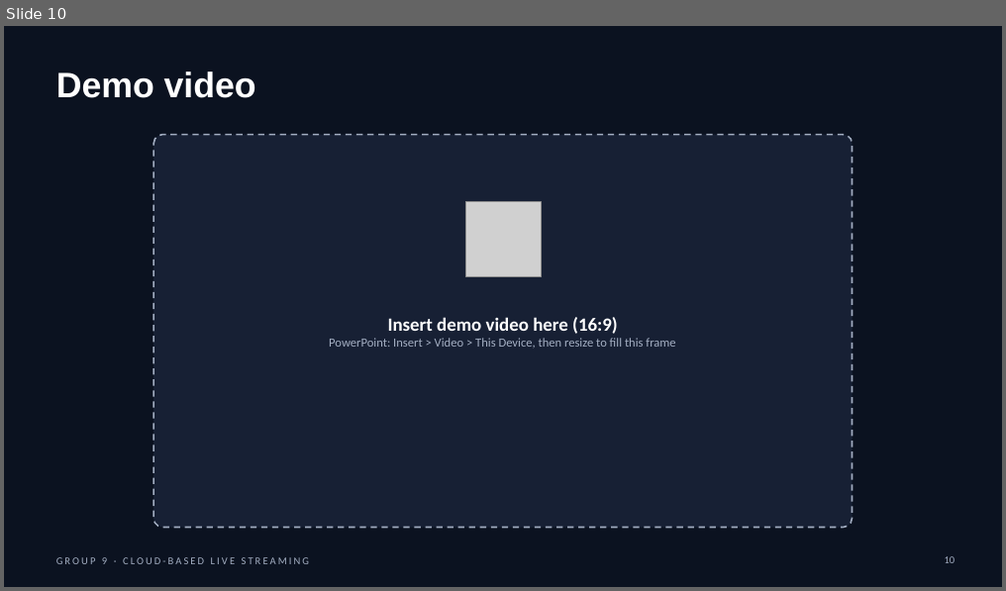
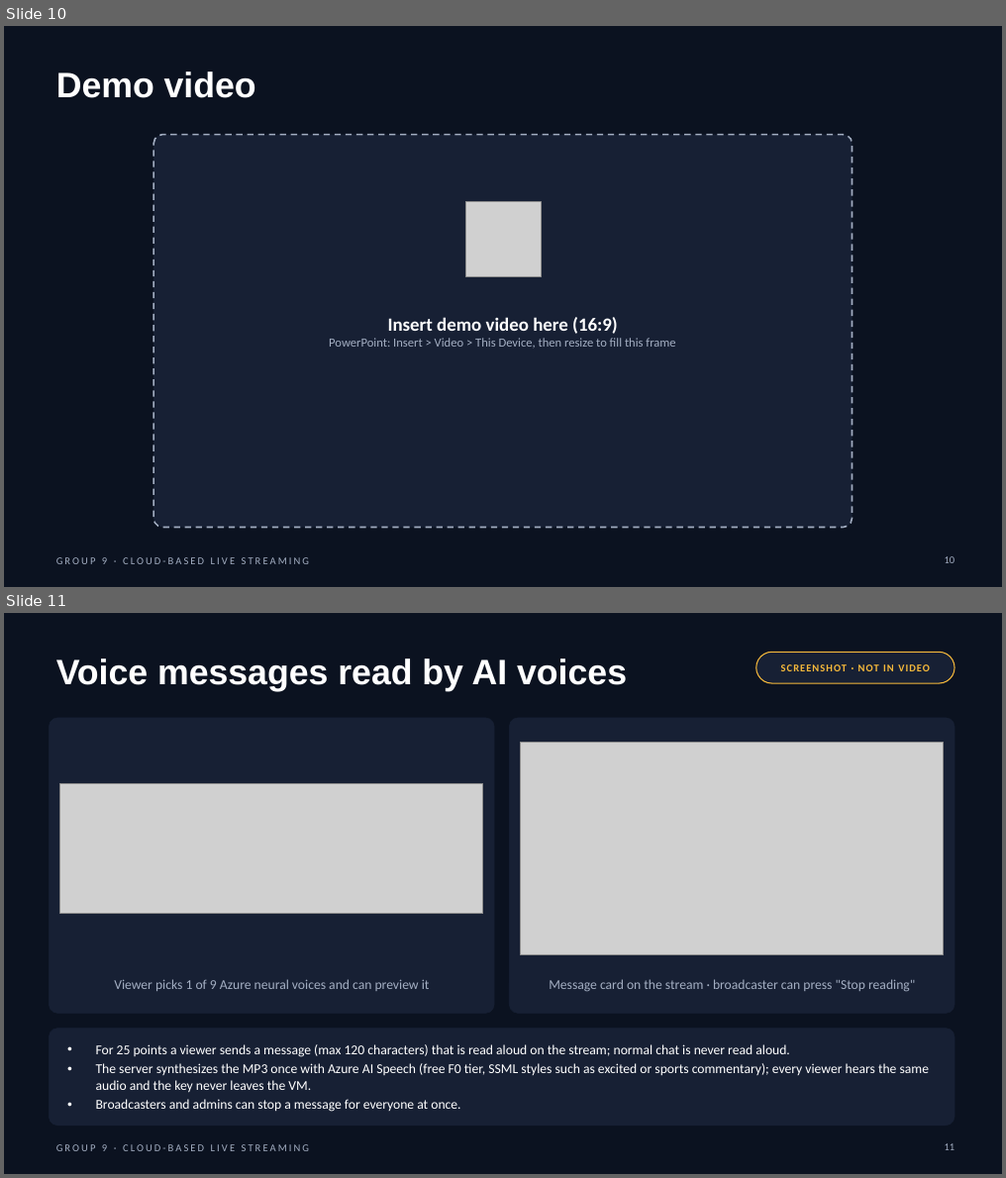
Before and after one commit to yycc0112299/live_streaming, a slide deck: docs/final-report/Group 9.pptx. Shown one above the other, each under a label of ours: slide 10 before the commit, slides 10 and 11 after it. The pictures are 1006x591 and 1006x1178 pixels, drawn with LibreOffice and Linux fonts; fonts in the diff are those of the drawing; grey boxes stand for pictures. Boxes give left, top, right and bottom in pixels: in the first picture for what was removed or moved away, otherwise in the second. Text is boxed around its words. In the diff, an @@ line names an element or a change of style, - is before the commit and + after.

```diff
--- a/docs/final-report/Group 9.pptx
+++ b/docs/final-report/Group 9.pptx
@@ slide 11 added at bbox=[4, 613, 1002, 1174], background #0B1220; not listed: 1 template element that a slide beside it also shows @@
@@ title added at bbox=[56, 659, 627, 692], 34 pt, text #FFFFFF, bold @@
+Voice messages read by AI voices
@@ rounded rectangle added at bbox=[756, 652, 954, 683], fill #172034, outline #F6B93B 1 pt @@
@@ text added at bbox=[781, 664, 930, 671], 10 pt, text #F6B93B, bold @@
+SCREENSHOT · NOT IN VIDEO
@@ rounded rectangle added at bbox=[49, 718, 494, 1014], fill #172034, outline #172034 0.5 pt @@
@@ rounded rectangle added at bbox=[509, 718, 954, 1014], fill #172034, outline #172034 0.5 pt @@
@@ picture added at bbox=[521, 743, 944, 956] @@
@@ picture added at bbox=[60, 783, 483, 913] @@
@@ text added at bbox=[114, 979, 430, 991], 13 pt, text #A3AEC2 @@
+Viewer picks 1 of 9 Azure neural voices and can preview it
@@ text added at bbox=[548, 979, 915, 992], 13 pt, text #A3AEC2 @@
+Message card on the stream · broadcaster can press "Stop reading"
@@ rounded rectangle added at bbox=[49, 1029, 954, 1126], fill #172034, outline #172034 0.5 pt @@
@@ text added at bbox=[96, 1045, 930, 1112], 13 pt, text #FFFFFF @@
+• For 25 points a viewer sends a message (max 120 characters) that is read aloud on the stream; normal chat is never read aloud.
+• The server synthesizes the MP3 once with Azure AI Speech (free F0 tier, SSML styles such as excited or sports commentary); every viewer hears the same audio and the key never leaves the VM.
+• Broadcasters and admins can stop a message for everyone at once.
@@ page number added at bbox=[944, 1144, 955, 1151], 10 pt, text #A3AEC2 @@
+11
```
Also in this commit, not shown: 4 other slides added, 16 other files.
